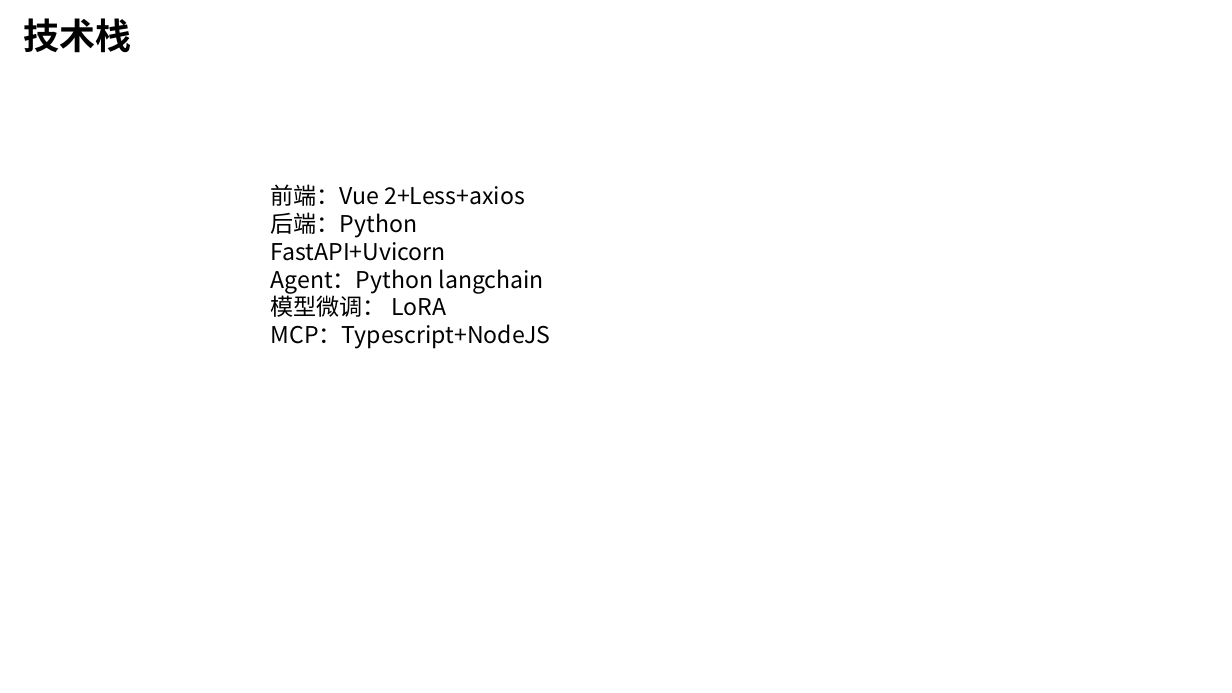
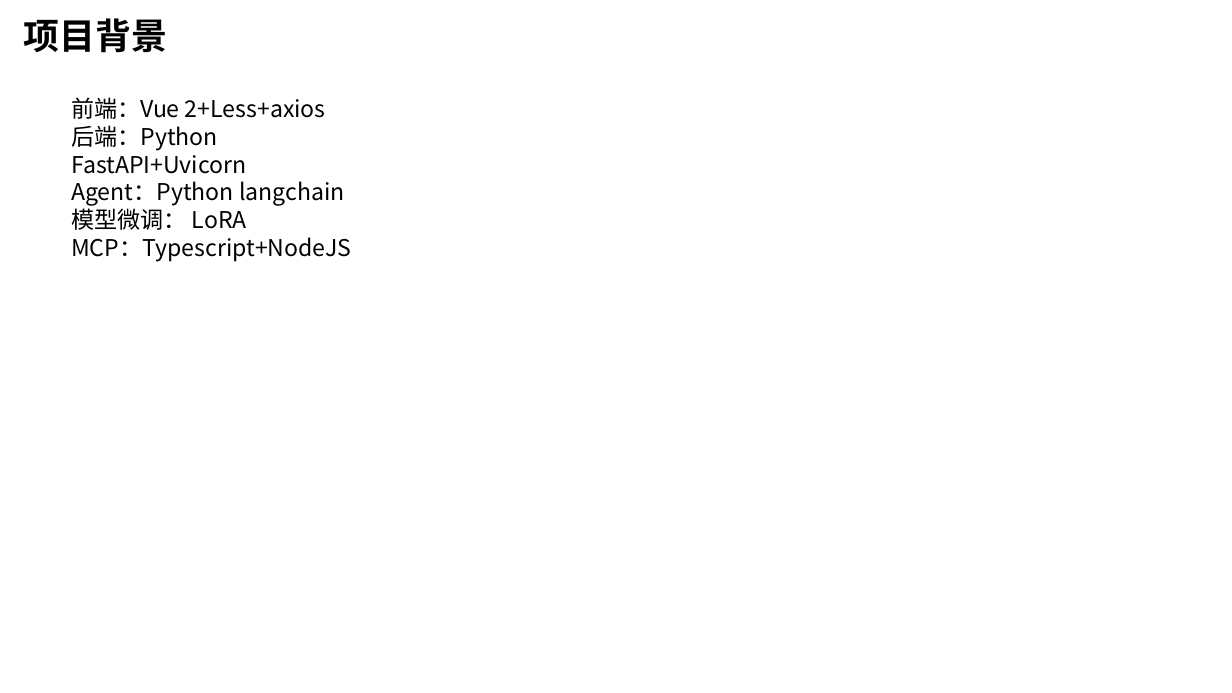
Before and after one commit to shaochang123/SteamGenieAgent, a slide deck: slide 1 of ppt.pptx. Drawn at 1232x693 pixels with LibreOffice and Linux fonts; fonts in the diff are those of the drawing. Boxes give left, top, right and bottom in pixels: in the first picture for what was removed or moved away, otherwise in the second. Text is boxed around its words. In the diff, an @@ line names an element or a change of style, - is before the commit and + after.

```diff
--- a/ppt.pptx
+++ b/ppt.pptx
@@ text at [24,18,168,53]: text changed @@
-技术栈
+项目背景
@@ text "前端：Vue 2+Less+axios": place and size @@
-text "前端：Vue 2+Less+axios" at [271,184,551,349]
+text "前端：Vue 2+Less+axios" at [71,97,351,261]
```
Also in this commit, not shown: 1 slide added.
